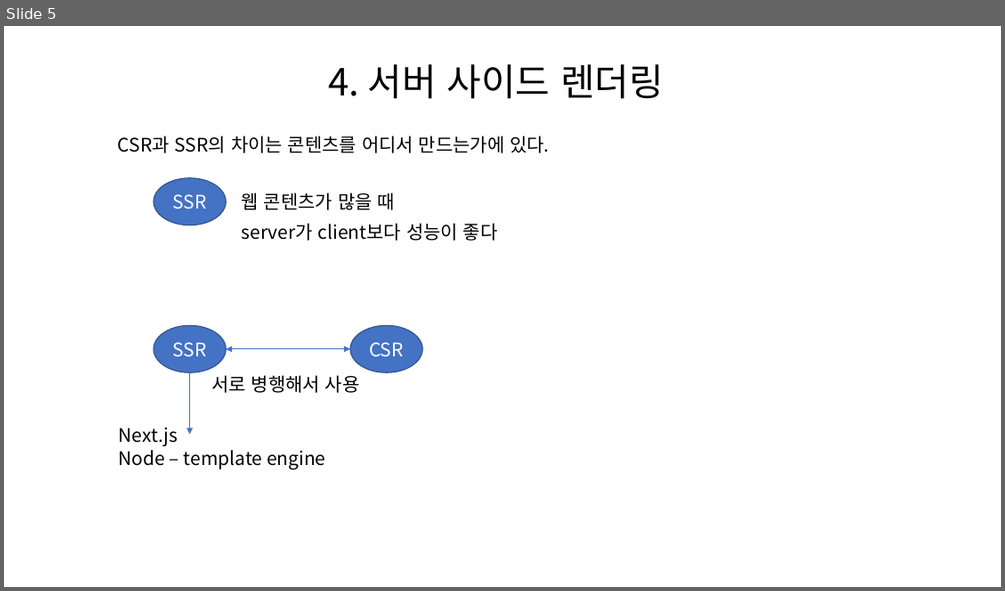
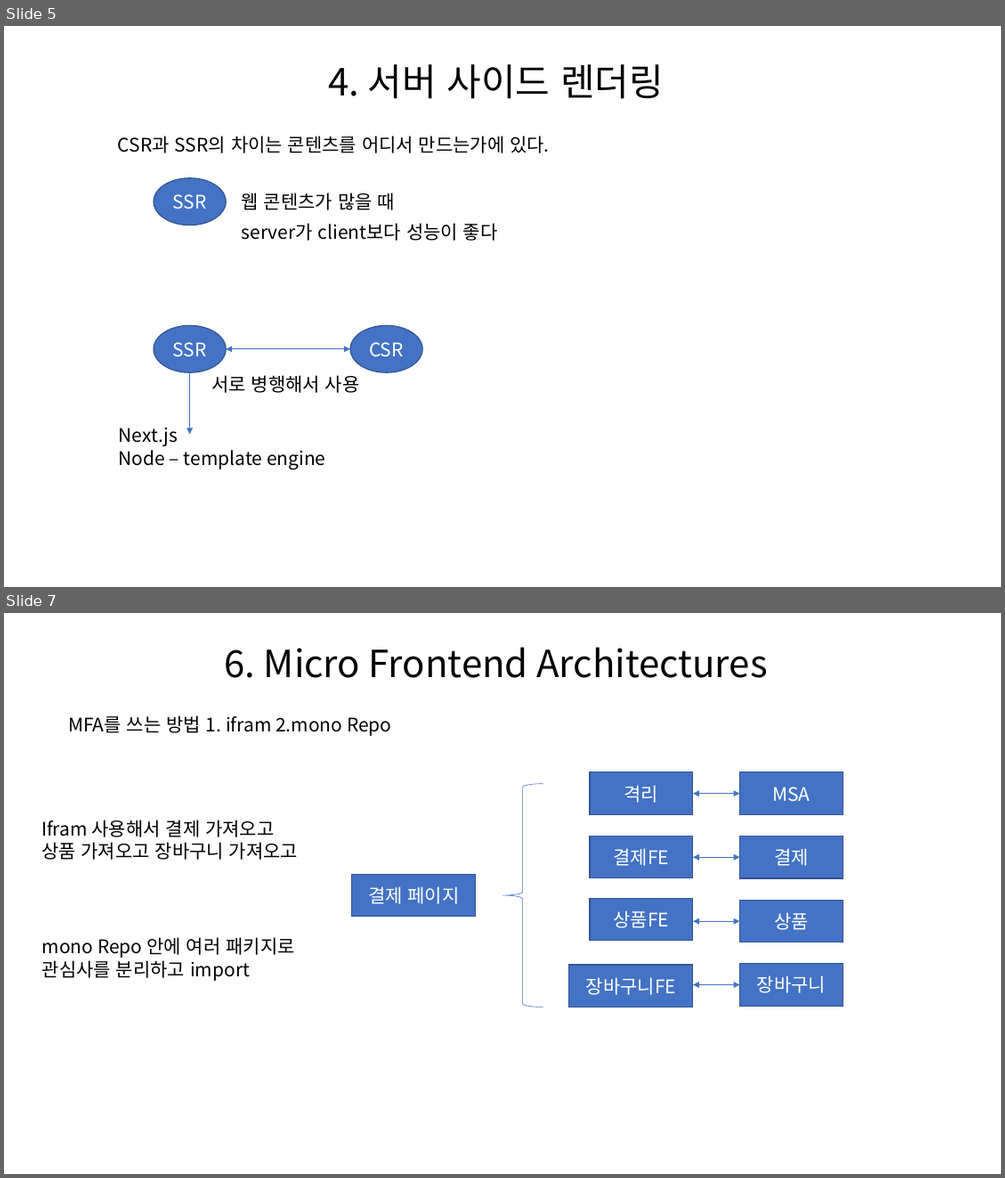
Before and after one commit to Jiwoncoding/Front, a slide deck: TheRED조은강의.pptx. Shown one above the other, each under a label of ours: slide 5 before the commit, slides 5 and 7 after it; the slides between them are not shown. The pictures are 1005x591 and 1005x1178 pixels, drawn with LibreOffice and Linux fonts; fonts in the diff are those of the drawing. Boxes give left, top, right and bottom in pixels: in the first picture for what was removed or moved away, otherwise in the second. Text is boxed around its words. In the diff, an @@ line names an element or a change of style, - is before the commit and + after.

```diff
--- a/TheRED조은강의.pptx
+++ b/TheRED조은강의.pptx
@@ slide 7 added at (4,613,1001,1174), background #FFFFFF @@
@@ title added at (225,647,767,678), 36 pt, text #000000 @@
+6. Micro Frontend Architectures
@@ text added at (68,715,391,736), 18 pt, text #000000 @@
+MFA를 쓰는 방법 1. ifram 2.mono Repo
@@ rectangle added at (590,772,693,815), fill #4472C4, outline #325491 1 pt, 18 pt, text #FFFFFF @@
+격리
@@ rectangle added at (740,772,843,815), fill #4472C4, outline #325491 1 pt, 18 pt, text #FFFFFF @@
+MSA
@@ left brace added at (502,784,543,1007), outline #4472C4 0.5 pt @@
@@ double arrow added from (693, 793) to (740, 793), #4472C4 0.5 pt @@
@@ text added at (41,819,298,860), 18 pt, text #000000 @@
+Ifram 사용해서 결제 가져오고
+상품 가져오고 장바구니 가져오고
@@ rectangle added at (590,835,693,878), fill #4472C4, outline #325491 1 pt, 18 pt, text #FFFFFF @@
+결제FE
@@ rectangle added at (740,835,843,878), fill #4472C4, outline #325491 1 pt, 18 pt, text #FFFFFF @@
+결제
@@ rectangle added at (352,874,476,916), fill #4472C4, outline #325491 1 pt, 18 pt, text #FFFFFF @@
+결제 페이지
@@ double arrow added from (693, 858) to (740, 858), #4472C4 0.5 pt @@
@@ rectangle added at (590,898,693,941), fill #4472C4, outline #325491 1 pt, 18 pt, text #FFFFFF @@
+상품FE
@@ rectangle added at (740,900,843,943), fill #4472C4, outline #325491 1 pt, 18 pt, text #FFFFFF @@
+상품
@@ double arrow added from (693, 921) to (740, 921), #4472C4 0.5 pt @@
@@ text added at (42,937,294,981), 18 pt, text #000000 @@
+mono Repo 안에 여러 패키지로 관심사를 분리하고 import
@@ rectangle added at (569,965,694,1007), fill #4472C4, outline #325491 1 pt, 18 pt, text #FFFFFF @@
+장바구니FE
@@ double arrow added from (693, 985) to (740, 985), #4472C4 0.5 pt @@
@@ rectangle added at (740,964,843,1006), fill #4472C4, outline #325491 1 pt, 18 pt, text #FFFFFF @@
+장바구니
```
Also in this commit, not shown: 3 other slides added, 1 slide removed.
